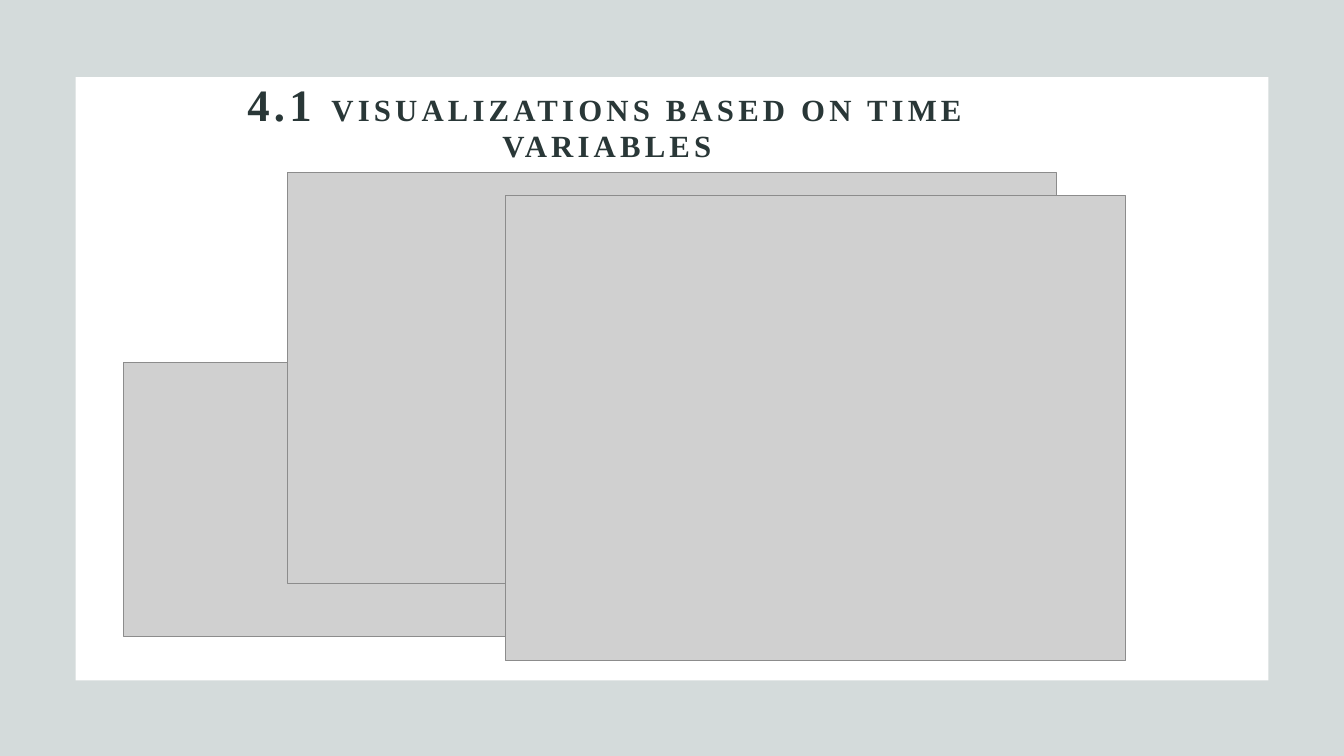
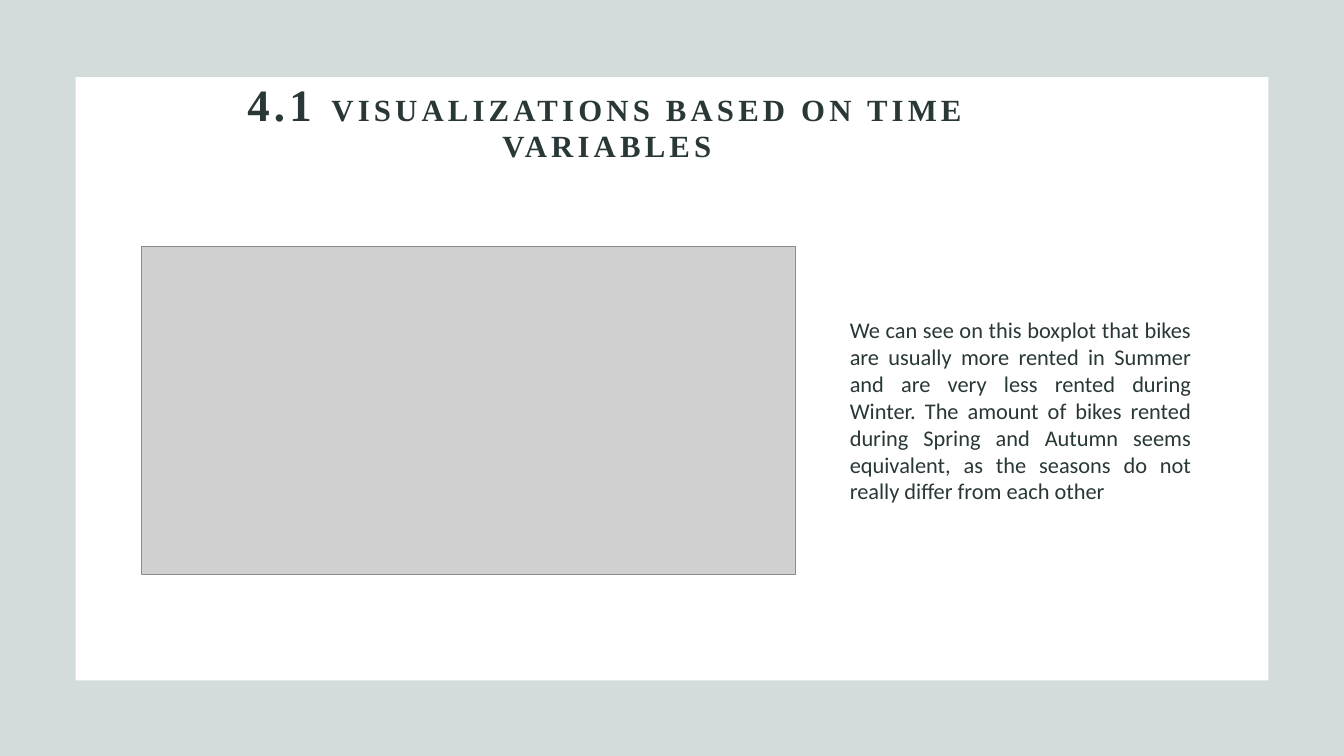
Before and after one commit to Audrey0109/Seoul_Bike, a slide deck: slide 10 of seoul_bike_diapo.pptx. Drawn at 1344x756 pixels with LibreOffice and Linux fonts; fonts in the diff are those of the drawing; grey boxes stand for pictures. Boxes give left, top, right and bottom in pixels: in the first picture for what was removed or moved away, otherwise in the second. Text is boxed around its words. In the diff, an @@ line names an element or a change of style, - is before the commit and + after.

```diff
--- a/seoul_bike_diapo.pptx
+++ b/seoul_bike_diapo.pptx
@@ picture removed at [287,172,1056,584] @@
@@ picture removed at [505,196,1126,660] @@
@@ picture: place and size @@
-picture at [124,362,673,636]
+picture at [142,247,797,575]
@@ text added at [850,322,1191,503], 16 pt, text #293737 @@
+We can see on this boxplot that bikes are usually more rented in Summer and are very less rented during Winter. The amount of bikes rented during Spring and Autumn seems equivalent, as the seasons do not really differ from each other
```
Also in this commit, not shown: 2 other slides changed, 1 other file.
